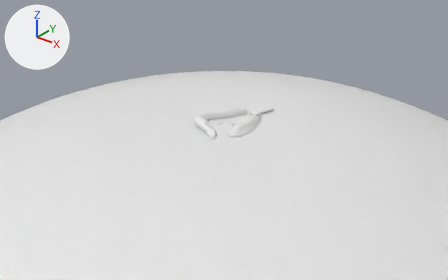
A saved change to the Blender file DescentRemake/Assets/Models/tutorial.blend.
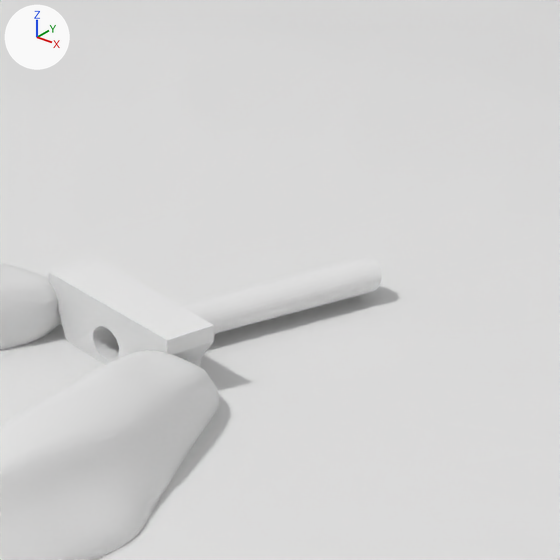
Each version appears first from a camera (50 mm lens) standing at (245.0, -324.3, 180.6) and looking at (-16.1, 2.1, -21.8), and next in a close-up on the part from 54% to 65% of the width and 30% to 47% of the height. Every picture has the same lights, and +X, +Y and +Z are marked at upper left.

The scene before the commit, as lines of its bpy script (objects in view):
```python
me_cube = bpy.data.meshes.new('Cube')
me_cube.from_pydata(...)  # 66 vertices, 85 faces; spans x -5.09..2.49, y -1.39..1.39, z -1.24..1.46
me_cube.polygons.foreach_set('use_smooth', [True] * 85)
me_cube.materials.append(mat_material)  # its picture is missing
me_cube_006 = bpy.data.meshes.new('Cube.006')
me_cube_006.from_pydata(...)  # 84 vertices, 42 faces; spans x -1.77..1.42, y -0.58..0.55, z -0.82..0.87
me_cube_006.materials.append(mat_material)  # its picture is missing
me_cube_008 = bpy.data.meshes.new('Cube.008')
me_cube_008.from_pydata(...)  # 49 vertices, 48 faces; spans x -2.85..2.85, y -0.42..0.42, z -2.13..1.52
me_cube_008.polygons.foreach_set('use_smooth', [True] * 48)
me_cube_008.materials.append(mat_material)  # its picture is missing
ob_backrock = bpy.data.objects.new('backrock', me_cube_008)
ob_backrock.location = (-0.9, 20.74, -1.04)
ob_backrock.scale = (4.32, 19.8, 3.22)
_m = ob_backrock.modifiers.new('Subsurf', 'SUBSURF')
_m.levels = 2
ob_backrock.hide_viewport = True
ob_bigbunch = bpy.data.objects.new('bigbunch', me_cube)
ob_bigbunch.location = (-8.54, -3.85, -1.31)
ob_bigbunch.scale = (4.32, 19.8, 3.22)
_m = ob_bigbunch.modifiers.new('Subsurf', 'SUBSURF')
_m.levels = 2
ob_tube = bpy.data.objects.new('tube', me_cube_006)
ob_tube.location = (-0.86, 25.93, -2.35)
ob_tube.scale = (4.32, 19.8, 3.22)
# also in view: 'planet' at (-11.7, -3.6, -496.2); 'bigbunch.001' at (7.2, -1.3, -1.2)
```
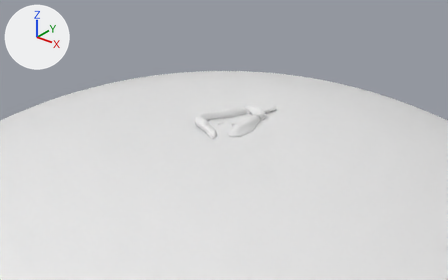
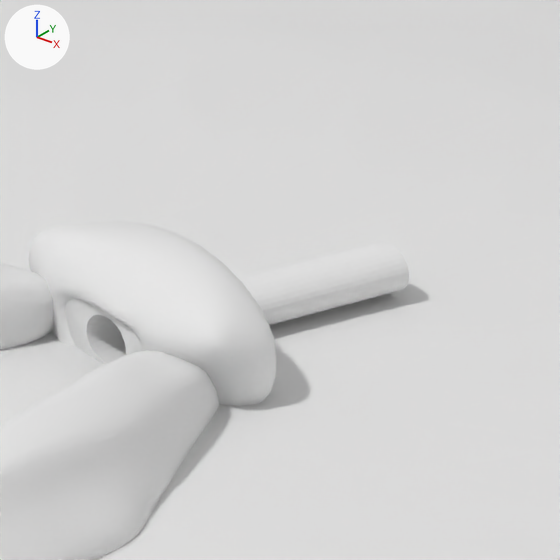
The change, as a list of edits to the scene's bpy script:
```text
Change me_cube_006:
    used by ob_tube; location = (-0.86, 25.93, -2.35); scale = (4.32, 19.8, 3.22)
    remove me_cube_006.from_pydata(...)  # 84 vertices, 42 faces; spans x -1.77..1.42, y -0.58..0.55, z -0.82..0.87
    add me_cube_006.from_pydata(...)  # 80 vertices, 42 faces; spans x -1.77..1.72, y -0.58..0.62, z -0.82..0.87
    me_cube_006 part 1
    68 vertices are removed from x -0.69..1.42, y -0.49..0.55, z -0.34..0.34
    34 faces are deleted
    32 vertices are added at x -0.84..0.1, y -0.5..-0.44, z -0.41..0.56
    24 new vertices lie (1.63, 1.06, 0.0) away from vertices in x -0.81..0.06, y -0.5..-0.44, z -0.41..0.56
    8 new vertices lie (1.62, 1.06, 0.0) away from vertices in x -0.84..0.1, y -0.5..-0.44, z -0.27..0.42
    34 new faces join them
Change ob_backrock:
    remove ob_backrock.hide_viewport = True
```

Boxes (x1, y1, x2, y2) around the edits, measured in the close-ups (560 x 560 px; the box of a moved part takes in the faces that stretch with it):
'backrock', shown
    after: (28, 221, 276, 406)
'tube', reshaped (12% taller)
    before: (49, 256, 382, 367)
    after: (65, 241, 409, 365)
part 1 of me_cube_006, moved or reshaped
    before: (49, 270, 382, 359)
    after: (66, 264, 409, 359)
